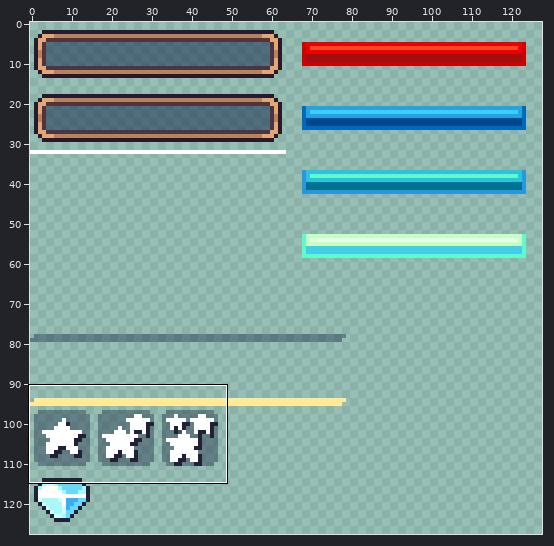
Pixel-art file: Platformer/Content/hud.aseprite. Above, an overview of the earlier version with the close-up marked.
Close-up. Before the edit:
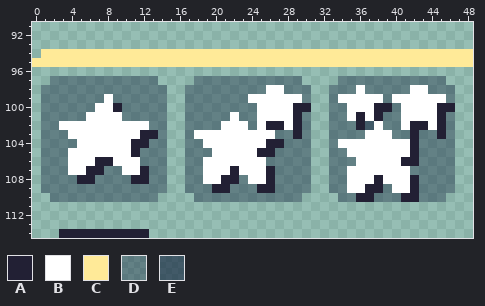
128x128 pixels, 1 frame. Shown: x 0..48, y 91..114.
Palette (. is transparent): A #222034  B #ffffff  C #ffea98  D #0917345d  E #09173498
Pixels before, first column x 0:
 94 .CCCCCCCCCCCCCCCCCCCCCCCCCCCCCCCCCCCCCCCCCCCCCCCC
 95 CCCCCCCCCCCCCCCCCCCCCCCCCCCCCCCCCCCCCCCCCCCCCCCCC
 96 .................................................
 97 ..DDDDDDDDDDDD....DDDDDDDDDDDD....DDDDDDDDDDDD...
 98 .DDDDDDDDDDDDDD..DDDDDDDDDBBDDD..DDDBDDDDDBBDDD..
 99 .DDDDDDDBDDDDDD..DDDDDDDBBBBBBD..DBBBBBDBBBBBBD..
100 .DDDDDDBBADDDDD..DDDDDDDDBBBBAA..DDBBBAADBBBBAA..
101 .DDDDDBBBBDDDDD..DDDDDBDDBBBBAD..DDBABADDBBBBAD..
102 .DDBBBBBBBBBBDD..DDDDBBBDBAABAD..DDDAEBDDBAABAD..
103 .DDDBBBBBBBBAAD..DBBBBBBBBBDDAD..DDDDBBBDDADDAD..
104 .DDDDBBBBBBAADD..DDBBBBBBBAADDD..DBBBBBBBBADDDD..
105 .DDDBBBBBBBADDD..DDDBBBBBAADDDD..DDBBBBBBBADDDD..
106 .DDDBBBAABBBDDD..DDBBBBBBBDDDDD..DDDBBBBBAADDDD..
107 .DDDBBAADDBBADD..DDBBBABBBADDDD..DDBBBBBBBDDDDD..
108 .DDDDAADDDDAADD..DDBBAADBBADDDD..DDBBBABBBADDDD..
109 .DDDDDDDDDDDDDD..DDDAADDDAADDDD..DDBBAADBBADDDD..
110 ..DDDDDDDDDDDD....DDDDDDDDDDDD....DDAADDDAADDD...
111 .................................................
112 .................................................
113 .................................................
114 ...AAAAAAAAAA....................................
New version:
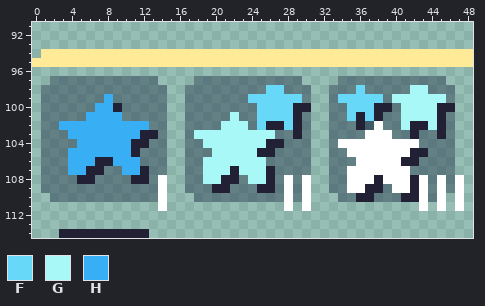
Colours new in this view: F #68d8f8  G #a8f8f8  H #38aff4
What changed:
The edit turns colour D into colour A in row 105 at x 43.
There is now colour B in rows 108 to 109 at x 47; in row 110 at x 14, 30 and 47; in row 111 at x 14, 28, 30, 43, 45 and 47.
The edit turns colour A into colour B in row 104 at x 42.
The edit turns colour D into colour B in rows 108 to 109 at x 14, 28, 30, 43 and 45; in row 110 at x 28, 43 and 45.
The edit turns colour B into colour F in row 98 at x 26 to 27 and 36; in row 99 at x 24 to 29 and 34 to 38; in row 100 at x 25 to 28 and 35 to 37; in row 101 at x 25 to 28, 35 and 37; in row 102 at x 25 and 28.
The edit turns colour B into colour G in row 98 at x 42 to 43; in row 99 at x 40 to 45; in row 100 at x 41 to 44; in row 101 at x 22 and 41 to 44; in row 102 at x 21 to 23, 41 and 44; in row 103 at x 18 to 26.
The edit turns colour B into colour G in row 104 at x 19 to 25; in row 105 at x 20 to 24; in row 106 at x 19 to 25; in row 107 at x 19 to 21 and 23 to 25; in row 108 at x 19 to 20 and 24 to 25.
The edit turns colour B into colour H in row 99 at x 8; in row 100 at x 7 to 8; in row 101 at x 6 to 9; in row 102 at x 3 to 12; in row 103 at x 4 to 11; in row 104 at x 5 to 10.
The edit turns colour B into colour H in row 105 at x 4 to 10; in row 106 at x 4 to 6 and 9 to 11; in row 107 at x 4 to 5 and 10 to 11.
Changed places in both close-ups, as pixel boxes (x1, y1, x2, y2):
changed: (194, 85, 311, 211)
changed: (338, 85, 464, 211)
changed: (59, 94, 167, 211)
